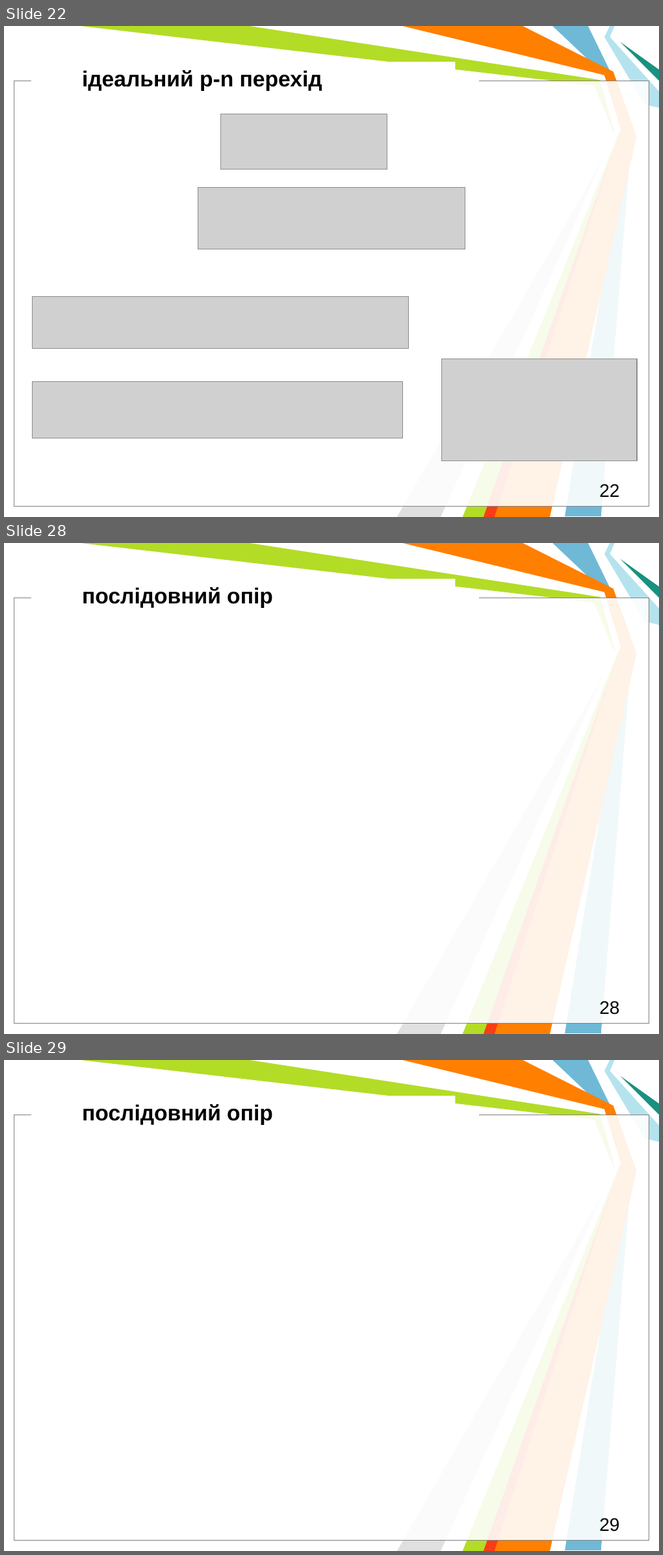
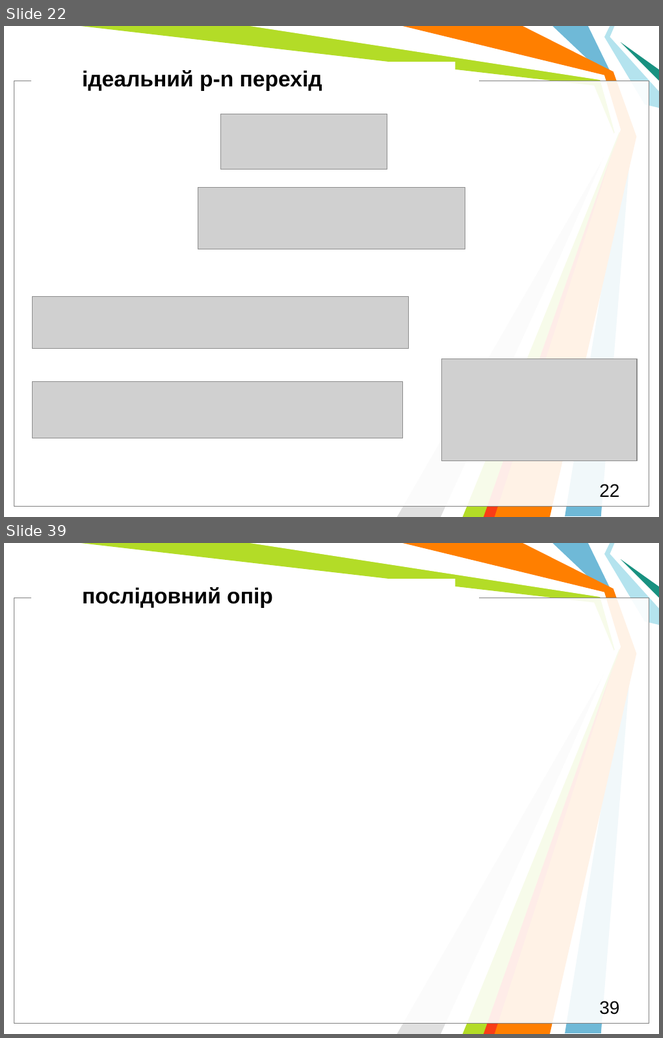
Before and after one commit to l432/NMK, a slide deck: Lecture/DAAD/DAAD_Models.pptm. Shown one above the other, each under a label of ours: slides 22, 28 and 29 before the commit, slides 22 and 39 after it; the slides between them are not shown. The pictures are 663x1555 and 663x1038 pixels, drawn with LibreOffice and Linux fonts; fonts in the diff are those of the drawing; grey boxes stand for pictures; background and template pictures are left out. Boxes give left, top, right and bottom in pixels: in the first picture for what was removed or moved away, otherwise in the second. Text is boxed around its words. In the diff, an @@ line names an element or a change of style, - is before the commit and + after.

```diff
--- a/Lecture/DAAD/DAAD_Models.pptm
+++ b/Lecture/DAAD/DAAD_Models.pptm
@@ slide 28 removed at <box>4,543,659,1034</box>, background #FFFFFF; not listed: 11 template elements that a slide beside it also shows @@
@@ text removed at <box>82,587,273,608</box> @@
-послідовний опір
@@ page number removed at <box>599,1001,620,1015</box> @@
-28
@@ what was slide 29 is now slide 39 @@
@@ page number at <box>599,1001,620,1015</box>: text changed @@
-29
+39
```
Also in this commit, not shown: 5 slides changed, 12 slides added, 1 other slide removed, 19 other files.
